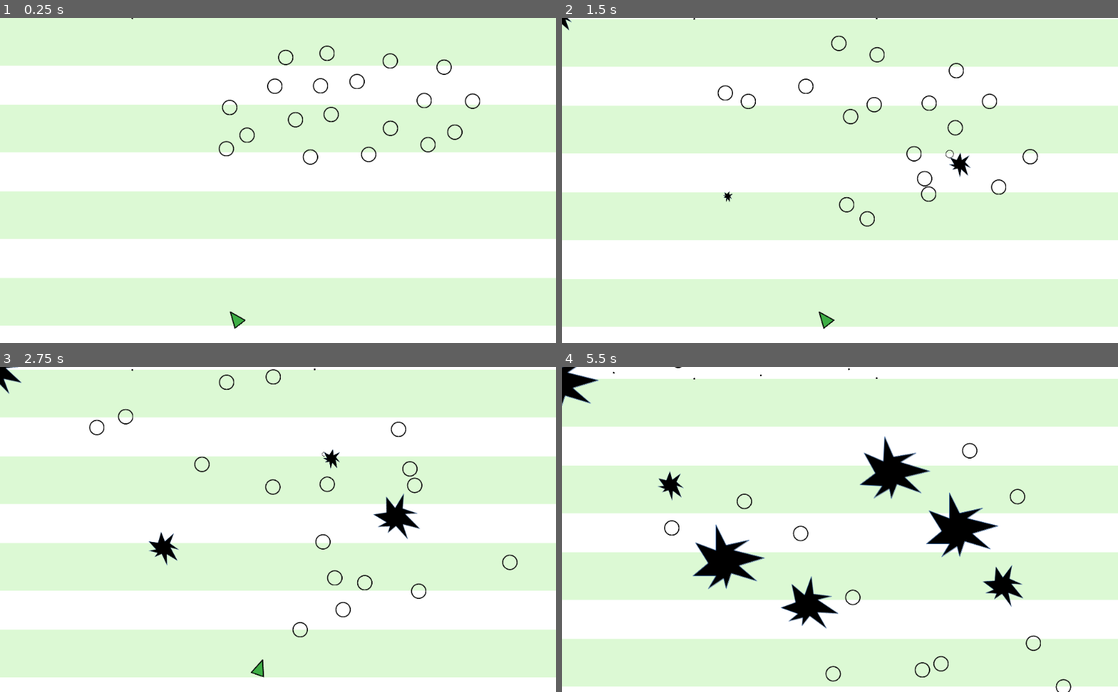
Above: before the commit, frames 1-4 (two rows, left to right).
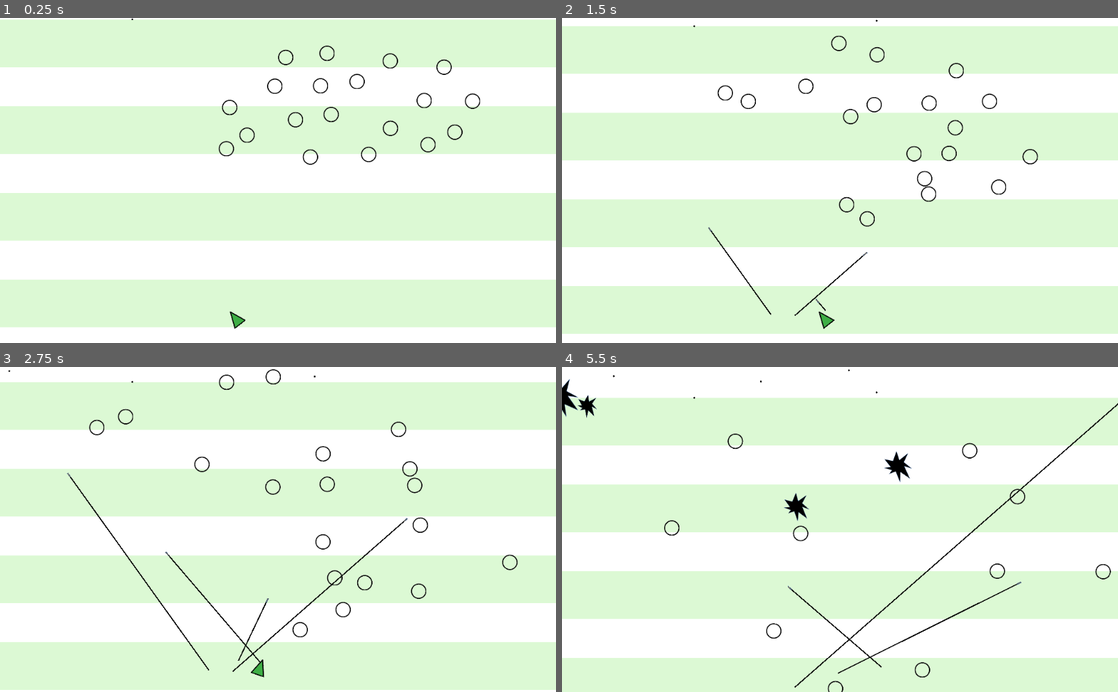
Above: after the commit, the same moments.

Repository: danieljohnson2/Shooty
Game: Godot game, scene res://Game.tscn
Same seed, same stepped clock (60 frames per second), same inputs: the game is played once before the commit and once after it.
Inputs (mouse positions are in pixels of both pictures, inside the frame that each line leads up to):
- Up to frame 1 (0.25 s): no input
- Up to frame 2 (1.5 s): tap Enter (ui_shoot) at 0.5, 0.6, 1.35 s; move the mouse to (962, 164) at 0.52 s; move the mouse to (728, 196) at 1.27 s
- Up to frame 3 (2.75 s): move the mouse to (333, 458) at 2.02 s; tap Enter (ui_shoot) at 2.1 s
- Up to frame 4 (5.5 s): move the mouse to (812, 594) at 2.77 s; tap Enter (ui_shoot) every 0.75 s from 2.85 to 5.1 s; move the mouse to (1006, 578) at 3.52 s; move the mouse to (673, 480) at 4.27 s; move the mouse to (867, 529) at 5.02 s

The runs differ from the first frame. In frame 1, 3.8% of the frame differs, in the area x 0-100%, y 0-96%; in frame 2, 17%; in frame 3, 31%; in frame 4, 45%, in the area x 0-100%, y 0-100%.

Commit message:
Now we shoot bullets again, but they drag a (custom drawn) line behind themselves

Diff:
--- a/Background.gd
+++ b/Background.gd
@@ -1,6 +1,6 @@
 extends Sprite
 
-export var speed = 1
+export var speed = 10
 
 func _process(delta):
 	# These things are 'part of the paper' and move downwards with it
--- a/Bullet.gd
+++ b/Bullet.gd
@@ -1,9 +1,8 @@
 extends RigidBody2D
-
-export var duration = 1.5
 
 var movement = Vector2(0, 0)
 var holeTemplate = preload("res://Hole.tscn")
+var start_position = Vector2(0, 0)
 
 func shoot_at(global_target, shooter, offset, speed):
 	# Adds this bullet to the scene with rotation, position and speed
@@ -15,9 +14,15 @@
 	self.rotation = angle
 	self.position = shooter.position + Vector2(0, offset).rotated(angle)
 	self.movement = Vector2(0, speed).rotated(angle)
+	start_position = self.global_position
+
+func _draw():
+	draw_line(to_local(start_position), Vector2(0, 0), Color(0, 0, 0), 2)
 
 func _process(delta):
 	self.position += movement * delta
+	start_position.y += $"../Background".speed * delta
+	update()
 
 func _on_Bullet_body_entered(body):
 	# Destroy what the bullet hits and the bullet
--- a/Bullet.tscn
+++ b/Bullet.tscn
@@ -1,16 +1,16 @@
-[gd_scene load_steps=5 format=2]
+[gd_scene load_steps=4 format=2]
 
 [ext_resource path="res://Bullet.gd" type="Script" id=1]
 [ext_resource path="res://Bullet.png" type="Texture" id=2]
-[ext_resource path="res://Boom.png" type="Texture" id=3]
 
 [sub_resource type="PhysicsMaterial" id=1]
 friction = 0.0
 
 [node name="Bullet" type="RigidBody2D" groups=[
+"On Paper",
 "Bullet",
-"On Paper",
 ]]
+z_index = -1
 collision_mask = 0
 mode = 3
 mass = 0.01
@@ -27,11 +27,4 @@
 
 [node name="CollisionPolygon2D" type="CollisionPolygon2D" parent="."]
 polygon = PoolVector2Array( -1.14563, 4.08378, -1.06541, -4.26165, 1.16272, -4.14933, 1.00883, 4.08378 )
-
-[node name="Boom" type="Node2D" parent="."]
-visible = false
-scale = Vector2( 0.1, 0.1 )
-
-[node name="Sprite" type="Sprite" parent="Boom"]
-texture = ExtResource( 3 )
 [connection signal="body_entered" from="." to="." method="_on_Bullet_body_entered"]
--- a/Enemy.gd
+++ b/Enemy.gd
@@ -1,6 +1,4 @@
 extends RigidBody2D
-
-onready var sprite = $"Sprite"
 
 func _ready():
 	self.linear_velocity = Vector2(rand_range(-100, 100),rand_range(-100, 100))
--- a/Player.gd
+++ b/Player.gd
@@ -3,7 +3,7 @@
 var right_angle = PI/2
 var deadzone_angle = PI/20
 
-onready var holeTemplate = preload("res://Hole.tscn")
+onready var bulletTemplate = preload("res://Bullet.tscn")
 
 func _process(delta):
 	var rot = get_global_mouse_position().angle_to_point(self.global_position) + PI/2
@@ -19,9 +19,10 @@
 		self.position.x += rot * delta * 200
 
 	if Input.is_action_just_pressed("ui_shoot"):
-		var hole = holeTemplate.instance()
-		hole.global_position = get_global_mouse_position()
-		self.get_parent().add_child(hole)
+		var bullet = bulletTemplate.instance()
+		bullet.global_position = self.global_position
+		var target_position = get_global_mouse_position()
+		bullet.shoot_at(target_position, self, 20, 200)
 
 func _on_Player_body_entered(body):
 	if body.is_in_group("Enemy"):
